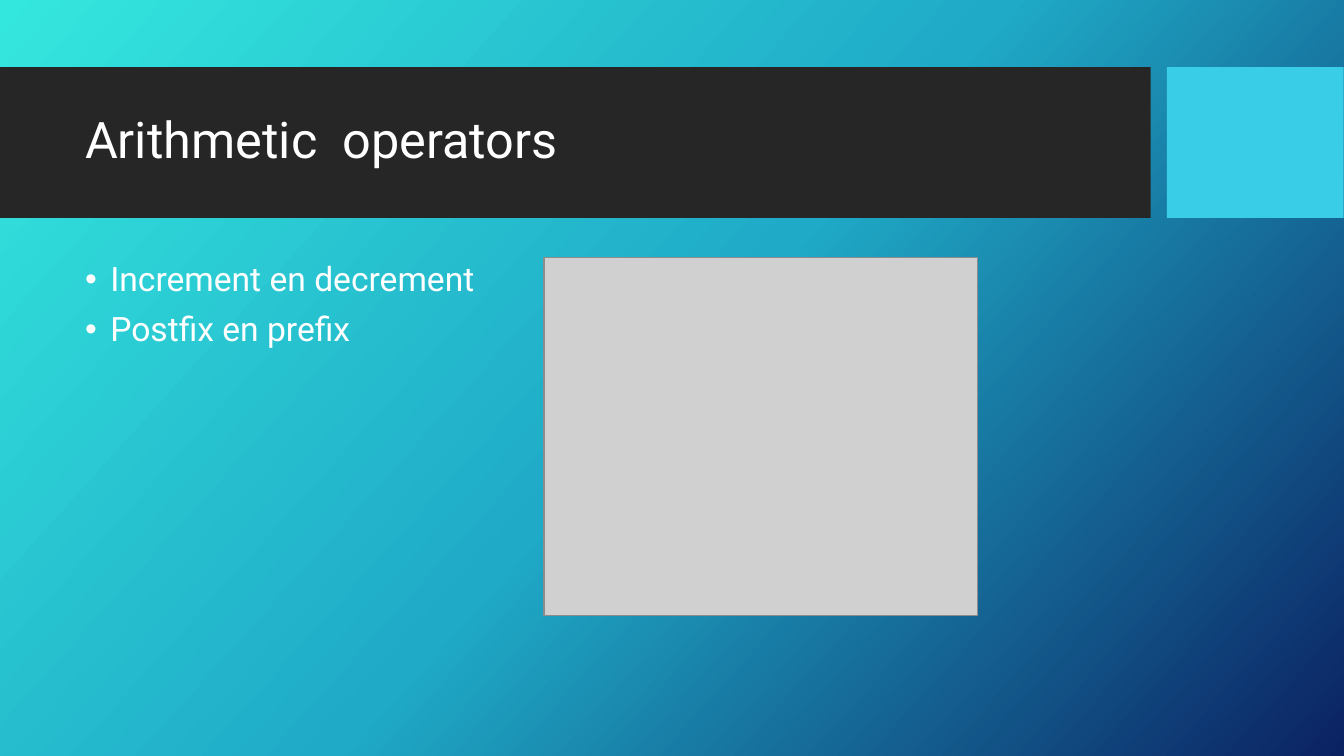
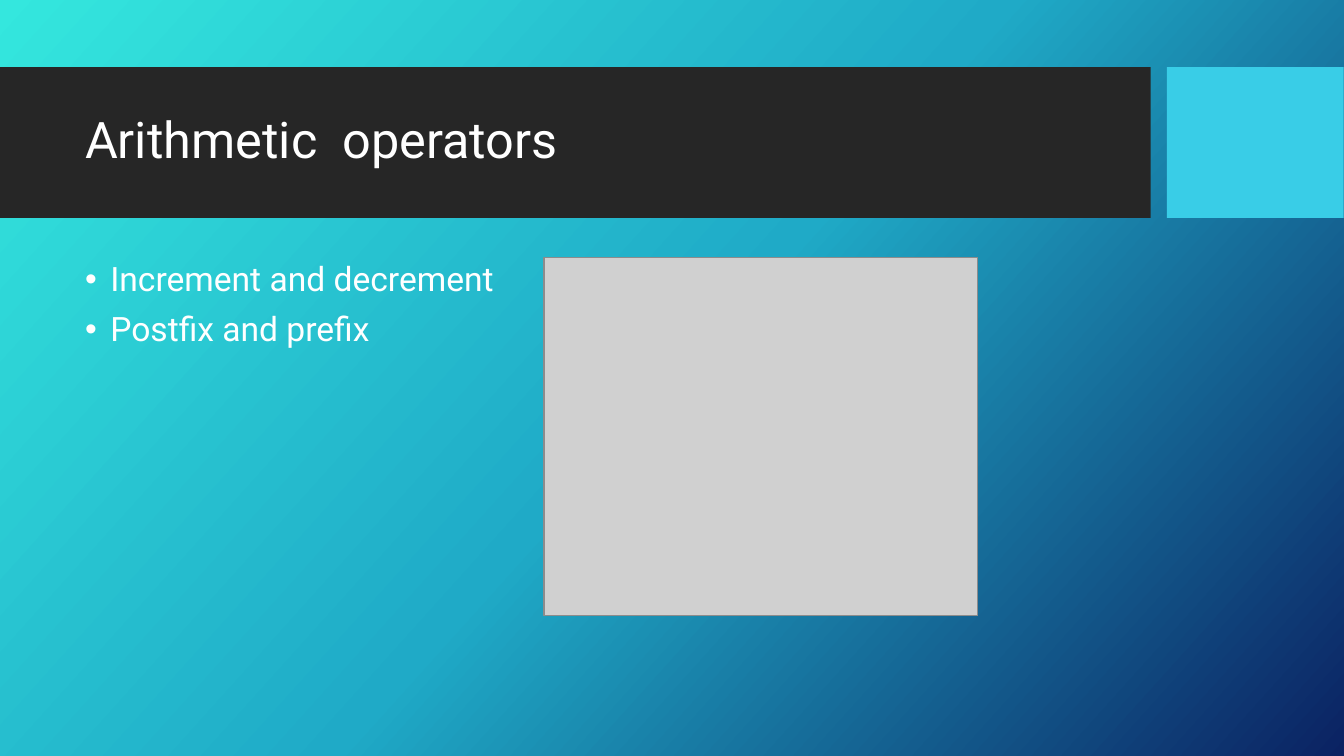
Before and after one commit to GDSC-ADEK/dart-flutter-course, a slide deck: slide 10 of week2/week2_slideshow.pptx. Drawn at 1344x756 pixels with LibreOffice and Linux fonts; fonts in the diff are those of the drawing; grey boxes stand for pictures; background and template pictures are left out. Boxes give left, top, right and bottom in pixels: in the first picture for what was removed or moved away, otherwise in the second. Text is boxed around its words. In the diff, an @@ line names an element or a change of style, - is before the commit and + after.

```diff
--- a/week2/week2_slideshow.pptx
+++ b/week2/week2_slideshow.pptx
@@ text at [110,265,494,348]: text changed @@
-• Increment en decrement
-• Postfix en prefix
+• Increment and decrement
+• Postfix and prefix
```
Also in this commit, not shown: 11 other slides changed, 1 slide added, 6 other files.
